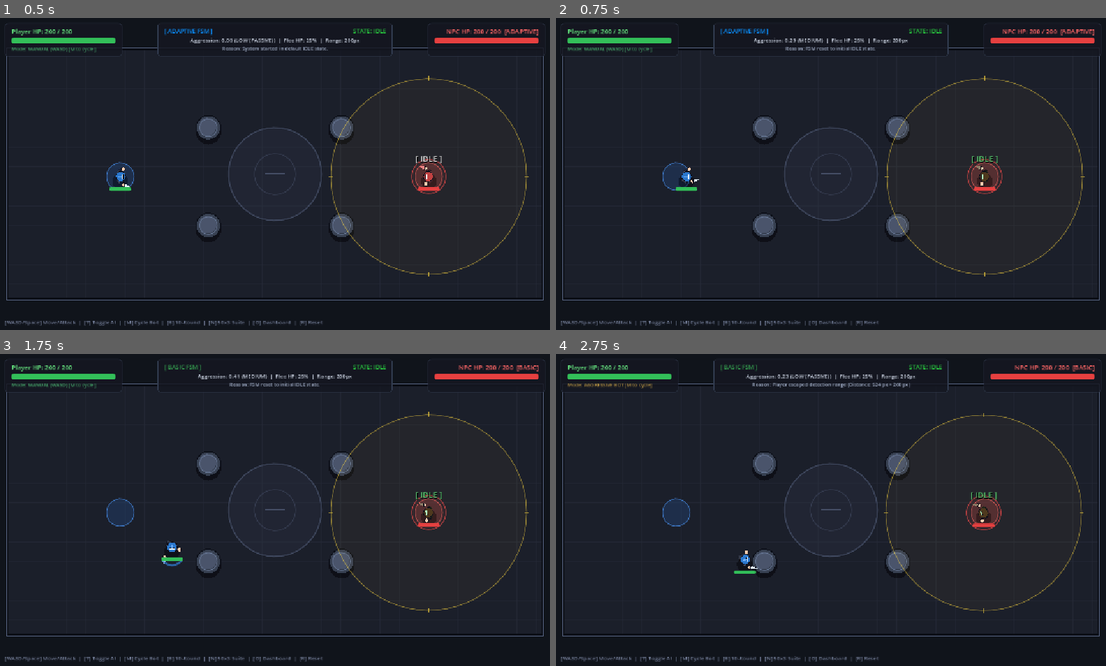
Above: before the commit, frames 1-4 (two rows, left to right).
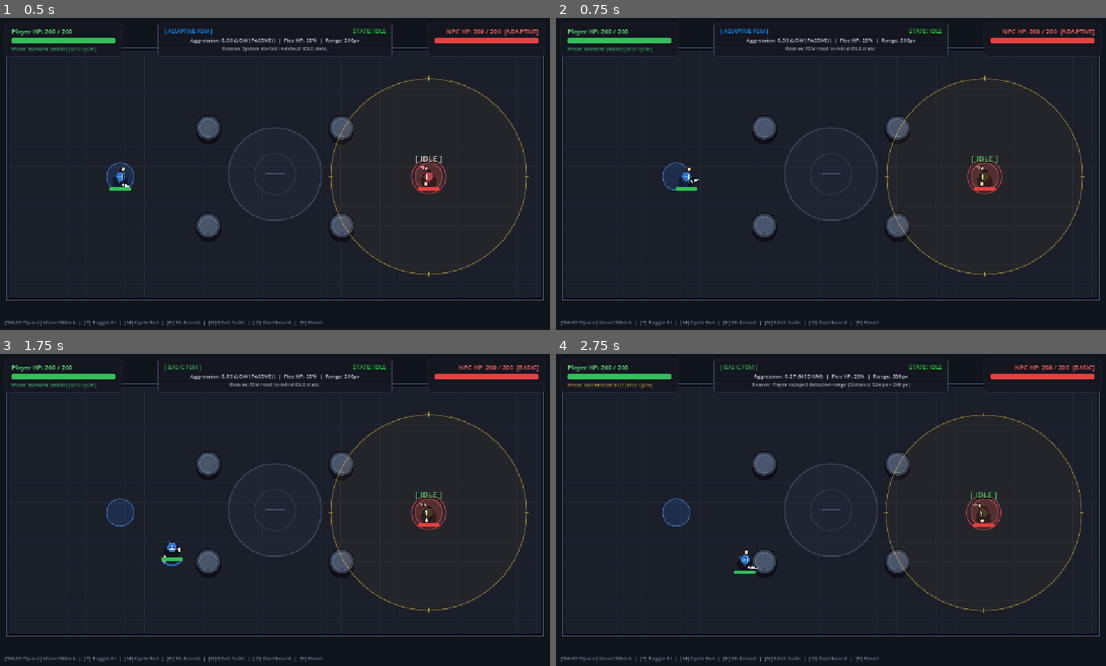
Above: after the commit, the same moments.

Repository: Prats1729/adaptive-npc-ai-FSM
Game: Godot game, scene res://scenes/arena.tscn
The game is run twice, just before and just after one commit, with the same random seed, the same clock (stepped at 60 frames per second) and the same inputs.
Inputs (mouse positions are in pixels of both pictures, inside the frame that each line leads up to):
- Up to frame 1 (0.5 s): no input
- Up to frame 2 (0.75 s): tap Enter (ui_accept) at 0.5 s; move the mouse to (957, 158) at 0.52 s; hold Right (ui_right) from 0.53 s (still down); tap R at 0.6 s; click (957, 158) at 0.67 s
- Up to frame 3 (1.75 s): tap Enter (ui_accept) at 0.77, 1.52 s; move the mouse to (159, 525) at 1.27 s; release Right (ui_right) at 1.28 s; hold Down (ui_down) from 1.28 s (still down); tap T at 1.35 s
- Up to frame 4 (2.75 s): move the mouse to (886, 441) at 2.02 s; release Down (ui_down) at 2.03 s; hold Right (ui_right) from 2.03 s (still down); tap M at 2.1 s

Frame 1 is identical in both runs. In frame 2, 0.3% of the frame differs, in the area x 34-66%, y 6-9%; in frame 3, 0.3%; in frame 4, 0.3%.

Commit message:
feat(ai): implement Balanced Adaptive Mode and transparent dynamic difficulty
- Removed 'Last Stand' logic; NPC now respects flee thresholds correctly.
- Disabled counter-strikes entirely while fleeing to prevent DPS advantages.
- Limited hit-and-run maneuvering to a maximum of once every 3 seconds.
- Introduced a 0.20s - 0.35s reaction delay before processing player aggression spikes.
- Added a 5-game rolling difficulty controller: hit-and-run is dynamically disabled if the NPC's recent win rate exceeds 65%.
- Maintained identical combat stat parity for valid empirical evaluation.
- Saved previous 150-trial results as Performance Mode baseline.

Diff:
--- a/data/simulation_results.csv
+++ /dev/null
@@ -1 +0,0 @@
-episode_id,system_type,player_bot_type,npc_survival_time,player_survival_time,npc_won,player_won,npc_hits,player_hits,state_transition_count,average_response_time,final_adaptive_retreat_threshold,final_adaptive_detection_range
--- /dev/null
+++ b/data/simulation_results_performance.csv
@@ -0,0 +1 @@
+episode_id,system_type,player_bot_type,npc_survival_time,player_survival_time,npc_won,player_won,npc_hits,player_hits,state_transition_count,average_post_attack_response_latency,final_adaptive_retreat_threshold,final_adaptive_detection_range
--- a/scripts/adaptive_logic.gd
+++ b/scripts/adaptive_logic.gd
@@ -45,6 +45,10 @@
 # Engagement Timing: True when the player just attacked and is in cooldown
 var player_in_cooldown: bool = false
 
+var rolling_win_rate: float = 0.5
+var reaction_delay_timer: float = 0.0
+var queued_spikes: int = 0
+
 var current_adaptive_explanation: String = "Monitoring player behavior..."
 
 func _ready() -> void:
@@ -55,6 +59,12 @@
 func _physics_process(delta: float) -> void:
 	if not enemy or not fsm:
 		return
+
+	if queued_spikes > 0:
+		reaction_delay_timer -= delta
+		if reaction_delay_timer <= 0.0:
+			player_aggression_score = min(1.0, player_aggression_score + 0.30 * queued_spikes)
+			queued_spikes = 0
 
 	time_since_last_player_attack += delta
 
@@ -84,12 +94,8 @@
 	# --- ADAPTIVE THRESHOLD MODULATION ---
 
 	# Rule 1: Adaptive Retreat Threshold
-	# If the player is highly aggressive and faster than our base speed, fleeing is futile (we just take hits in the back).
-	# Instead of fleeing earlier, a smart adaptive entity realizes it cannot escape and commits to a "Last Stand".
-	if player_aggression_score > 0.65:
-		fsm.flee_health_ratio = lerp(fsm.flee_health_ratio, 0.0, delta * 3.0) # Fight to the death
-	elif player_aggression_score > 0.35:
-		# Moderate aggression: try to flee slightly earlier before they burst us down
+	# Moderate aggression: try to flee slightly earlier before they burst us down
+	if player_aggression_score > 0.35:
 		var flee_boost = lerp(BASE_FLEE_THRESHOLD, MAX_ADAPTIVE_FLEE_THRESHOLD, min(1.0, (player_aggression_score - 0.35) * 1.6))
 		fsm.flee_health_ratio = lerp(fsm.flee_health_ratio, flee_boost, delta * 2.5)
 	else:
@@ -106,12 +112,15 @@
 		fsm.detection_range = lerp(fsm.detection_range, BASE_DETECTION_RANGE, delta * 2.0)
 
 	# Dynamic explanation synthesis
-	if player_aggression_score > 0.65:
-		current_adaptive_explanation = "Adaptive: Extreme aggression (%.2f) -> Escape impossible. Last Stand active!" % player_aggression_score
-	elif player_aggression_score > 0.35:
-		current_adaptive_explanation = "Adaptive: High aggression (%.2f) -> Flee at %.0f%%, Hit-and-Run active" % [
-			player_aggression_score, fsm.flee_health_ratio * 100.0
-		]
+	if player_aggression_score > 0.35:
+		if rolling_win_rate > 0.65:
+			current_adaptive_explanation = "Adaptive: High aggression (%.2f) -> Flee at %.0f%%. (H&R Disabled due to >65%% Win Rate)" % [
+				player_aggression_score, fsm.flee_health_ratio * 100.0
+			]
+		else:
+			current_adaptive_explanation = "Adaptive: High aggression (%.2f) -> Flee at %.0f%%, Hit-and-Run active" % [
+				player_aggression_score, fsm.flee_health_ratio * 100.0
+			]
 	elif passive_distance_timer > 3.0 and fsm.detection_range > BASE_DETECTION_RANGE + 3.0:
 		current_adaptive_explanation = "Adaptive: Target passive for %.1fs -> Detection expanded to %dpx" % [
 			passive_distance_timer, round(fsm.detection_range)
@@ -127,8 +136,9 @@
 # Called whenever the player swings or attacks
 func record_player_attack() -> void:
 	time_since_last_player_attack = 0.0
-	# Spike aggression score (+0.30 per strike, capped at 1.0)
-	player_aggression_score = min(1.0, player_aggression_score + 0.30)
+	queued_spikes += 1
+	if reaction_delay_timer <= 0.0:
+		reaction_delay_timer = randf_range(0.20, 0.35)
 
 func get_aggression_tier() -> String:
 	if player_aggression_score > 0.60:
@@ -151,6 +161,8 @@
 	time_since_last_player_attack = 5.0
 	passive_distance_timer = 0.0
 	player_in_cooldown = false
+	queued_spikes = 0
+	reaction_delay_timer = 0.0
 	if fsm:
 		fsm.detection_range = BASE_DETECTION_RANGE
 		fsm.flee_health_ratio = BASE_FLEE_THRESHOLD
--- a/scripts/enemy_fsm.gd
+++ b/scripts/enemy_fsm.gd
@@ -44,6 +44,7 @@
 # Adaptive Hit-and-Run Kiting
 var hit_and_run_timer: float = 0.0
 var hit_and_run_active: bool = false
+var global_hit_and_run_cooldown: float = 0.0
 
 var idle_recovery_timer: float = 0.0
 var last_stimulus_usec: int = 0
@@ -80,7 +81,10 @@
 	if attack_timer > 0.0:
 		attack_timer -= delta
 
-	# Handle hit-and-run disengage timer
+	# Handle hit-and-run disengage timer and global cooldown
+	if global_hit_and_run_cooldown > 0.0:
+		global_hit_and_run_cooldown -= delta
+
 	if hit_and_run_timer > 0.0:
 		hit_and_run_timer -= delta
 		if hit_and_run_timer <= 0.0:
@@ -254,11 +258,13 @@
 		if enemy.player and enemy.player.has_method("take_damage"):
 			enemy.player.take_damage(attack_damage)
 
-		# Adaptive: Initiate hit-and-run kiting against aggressive players
+		# Adaptive: Initiate hit-and-run kiting against aggressive players (Balanced Mode: limited to once per 3s, disabled if winning)
 		if adaptive_logic and adaptive_logic.is_adaptive_enabled and adaptive_logic.player_aggression_score > 0.40:
-			hit_and_run_active = true
-			hit_and_run_timer = 0.50  # Brief disengage window after striking
-			last_reason = "Adaptive Hit-and-Run: Struck target, disengaging to avoid trade (Aggression: %.2f)" % adaptive_logic.player_aggression_score
+			if global_hit_and_run_cooldown <= 0.0 and adaptive_logic.rolling_win_rate <= 0.65:
+				hit_and_run_active = true
+				hit_and_run_timer = 0.50  # Brief disengage window after striking
+				global_hit_and_run_cooldown = 3.0
+				last_reason = "Adaptive Hit-and-Run: Struck target, disengaging to avoid trade (Aggression: %.2f)" % adaptive_logic.player_aggression_score
 
 	# Transition out if player moves away
 	if distance > attack_range * 1.3:
@@ -281,23 +287,8 @@
 			)
 			return
 
-		# Adaptive Retaliatory Counter-Strike: Punish reckless chasers in melee range
-		if distance <= attack_range and attack_timer <= 0.0:
-			attack_timer = attack_cooldown_time
-			if enemy.has_method("trigger_attack_visual"):
-				enemy.trigger_attack_visual()
-			if enemy.player.has_method("take_damage"):
-				enemy.player.take_damage(attack_damage)
-				last_reason = "Adaptive Counter-Strike: Punished pursuer at %dpx" % round(distance)
-				# Check if this strike gave us the HP lead (or equalized it)
-				if enemy.player.current_health <= enemy.current_health:
-					change_state(
-						State.ATTACK,
-						"Adaptive Counter-Offensive: Counter-strike equalized/seized HP lead (Player: %d <= NPC: %d); turning to fight." % [
-							enemy.player.current_health, enemy.current_health
-						]
-					)
-					return
+		# Balanced Mode: Counter-strikes while fleeing are disabled.
+		pass
 
 	# === FLEE MOVEMENT (Both Basic and Adaptive) ===
 	var flee_direction = (enemy.global_position - player_pos).normalized()
--- a/scripts/simulation_runner.gd
+++ b/scripts/simulation_runner.gd
@@ -49,6 +49,7 @@
 	"adaptive": {"trials": 0, "wins": 0, "losses": 0, "survival_sum": 0.0}
 }
 var episode_history: Array = []
+var adaptive_win_history: Array = []
 
 func _ready() -> void:
 	arena = get_parent() as Node2D
@@ -164,6 +165,7 @@
 		"basic": {"trials": 0, "wins": 0, "losses": 0, "survival_sum": 0.0},
 		"adaptive": {"trials": 0, "wins": 0, "losses": 0, "survival_sum": 0.0}
 	}
+	adaptive_win_history.clear()
 	if csv_logger and csv_logger.has_method("clear_csv"):
 		csv_logger.clear_csv()
 
@@ -173,6 +175,7 @@
 			current_suite_policy_idx += 1
 			batch_bot_mode = suite_policies[current_suite_policy_idx]
 			batch_current_index = 0
+			adaptive_win_history.clear()
 			if player_bot and player_bot.has_method("set_mode"):
 				player_bot.set_mode(batch_bot_mode)
 			print("\n-------------------------------------------------------")
@@ -190,6 +193,13 @@
 	if fsm and fsm.has_node("AdaptiveLogic"):
 		var adaptive_logic = fsm.get_node("AdaptiveLogic")
 		adaptive_logic.is_adaptive_enabled = use_adaptive
+		if use_adaptive and adaptive_win_history.size() > 0:
+			var awins = 0
+			for w in adaptive_win_history:
+				if w: awins += 1
+			adaptive_logic.rolling_win_rate = float(awins) / adaptive_win_history.size()
+		else:
+			adaptive_logic.rolling_win_rate = 0.5
 
 	# PAIR-MATCHED SEED FOR REPRODUCIBILITY
 	# Ensure Basic and Adaptive face the exact same spawn variations and random rolls
@@ -275,6 +285,11 @@
 		stats[stat_key]["losses"] += 1
 		stats[stat_key]["survival_sum"] += episode_elapsed_time
 
+	if is_adaptive:
+		adaptive_win_history.append(npc_won)
+		if adaptive_win_history.size() > 5:
+			adaptive_win_history.pop_front()
+
 	episode_history.append(episode_data)
 
 	# Write to CSV
Binary file changed: data/simulation_results.average.translation
Not shown, removed: data/simulation_results.csv.import
Binary file changed: data/simulation_results.final.translation
Binary file changed: data/simulation_results.npc.translation
Binary file changed: data/simulation_results.player.translation
Binary file changed: data/simulation_results.state.translation
Not shown, added: data/simulation_results_performance.csv.import
Not shown, changed: data/simulation_data.js
